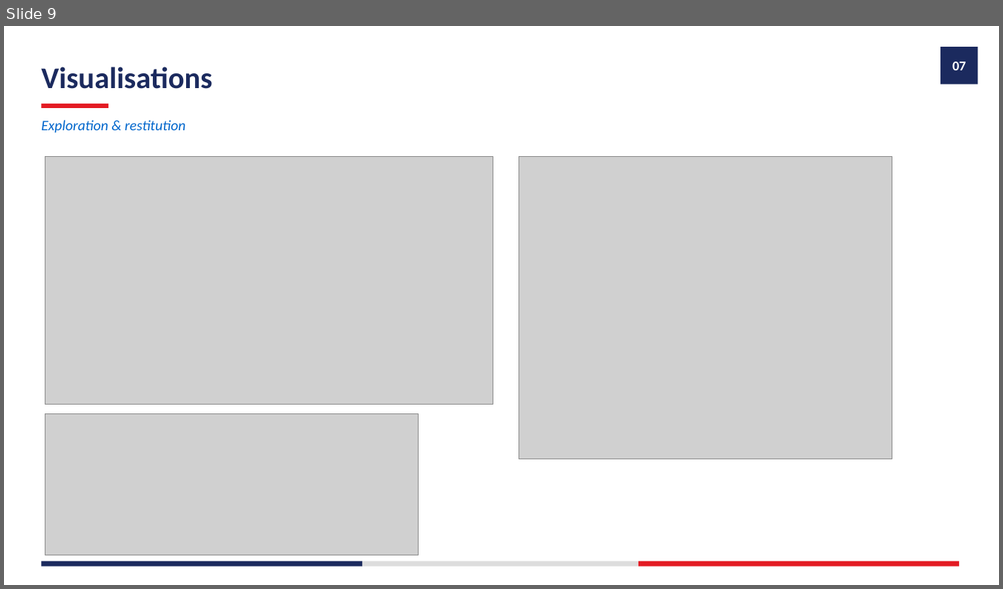
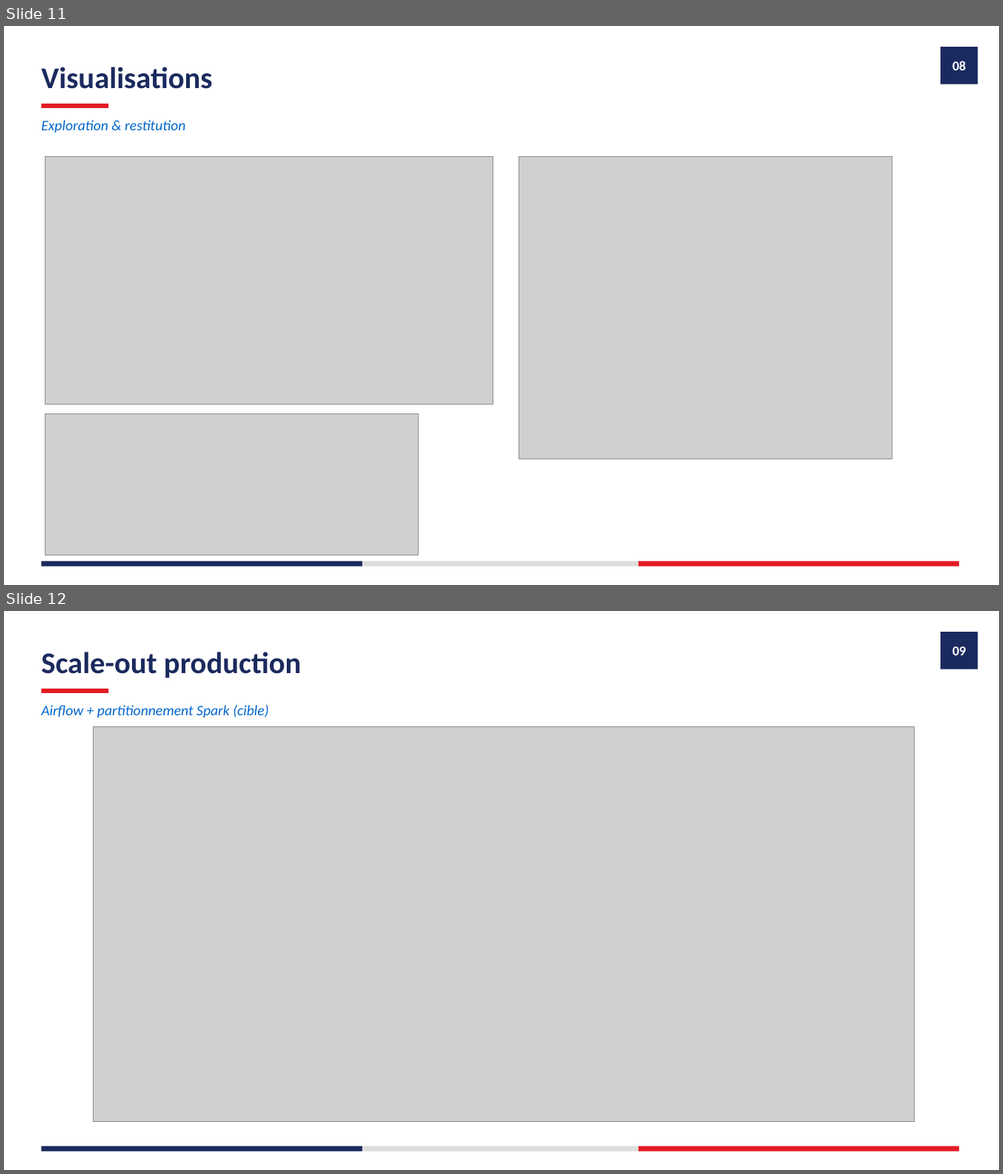
Before and after one commit to guilafont1/mspr-rattrapage, a slide deck: docs/livrables/Support_soutenance_POC_ElectioAnalytics.pptx. Shown one above the other, each under a label of ours: slide 9 before the commit, slides 11 and 12 after it. The pictures are 1003x589 and 1003x1174 pixels, drawn with LibreOffice and Linux fonts; fonts in the diff are those of the drawing; grey boxes stand for pictures. Boxes give left, top, right and bottom in pixels: in the first picture for what was removed or moved away, otherwise in the second. Text is boxed around its words. In the diff, an @@ line names an element or a change of style, - is before the commit and + after.

```diff
--- a/docs/livrables/Support_soutenance_POC_ElectioAnalytics.pptx
+++ b/docs/livrables/Support_soutenance_POC_ElectioAnalytics.pptx
@@ slide 12 added at <box>4,611,999,1170</box>, background #FFFFFF @@
@@ rectangle added at <box>940,632,978,669</box>, fill #1B2A5E @@
@@ text added at <box>41,652,301,678</box>, 29 pt, text #1B2A5E, bold @@
+Scale-out production
@@ text added at <box>952,647,965,655</box>, 13 pt, text #FFFFFF, bold @@
+09
@@ rectangle added at <box>41,689,108,693</box>, fill #E31B23 @@
@@ text added at <box>41,705,269,718</box>, 14 pt, text #0066CC, italic @@
+Airflow + partitionnement Spark (cible)
@@ picture added at <box>94,726,914,1122</box> @@
@@ rectangle added at <box>41,1147,362,1152</box>, fill #1B2A5E @@
@@ rectangle added at <box>362,1147,638,1152</box>, fill #DDDDDD @@
@@ rectangle added at <box>638,1147,959,1152</box>, fill #E31B23 @@
@@ what was slide 9 is now slide 11 @@
@@ slide 11 changed as well @@
@@ text at <box>952,61,965,70</box>: text changed @@
-07
+08
```
Also in this commit, not shown: 11 other slides changed, 2 other slides added, 26 other files.
